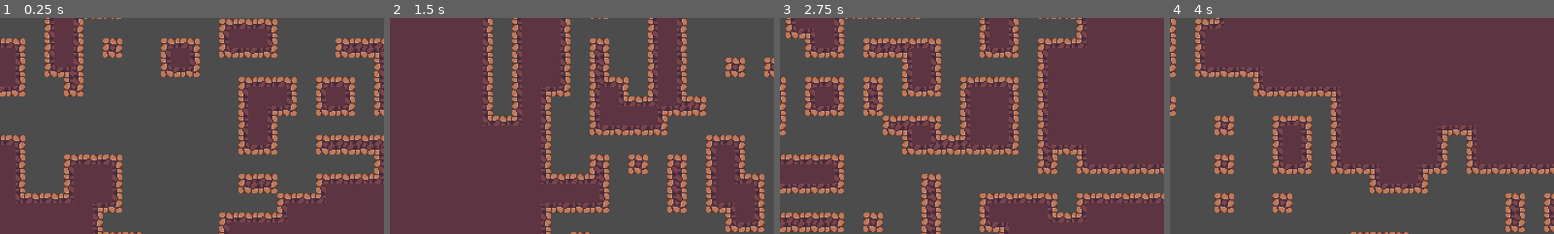
Above: before the commit, frames 1-4 (left to right).
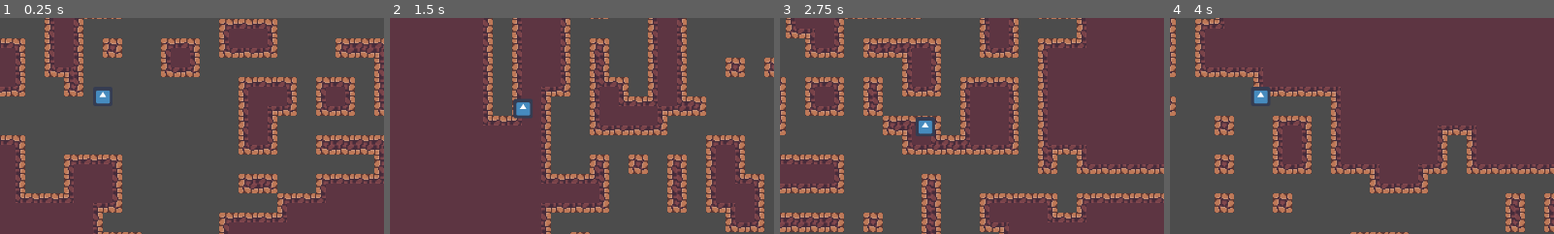
Above: after the commit, the same moments.

Repository: ReillyWebster/game-jam-game
Game: Godot game, scene res://World.tscn
Same seed, same stepped clock (60 frames per second), same inputs: the game is played once before the commit and once after it. The engine's default icon, where the game draws it, is replaced by a stand-in: a white triangle on a blue panel in a dark square.
Inputs:
- Up to frame 1 (0.25 s): no input
- Up to frame 2 (1.5 s): tap Enter (ui_accept) at 0.5, 0.77 s; hold Right (ui_right) 0.53-1.28 s; hold Down (ui_down) from 1.28 s (still down)
- Up to frame 3 (2.75 s): tap Enter (ui_accept) at 1.52 s; release Down (ui_down) at 2.03 s; hold Right (ui_right) from 2.03 s (still down)
- Up to frame 4 (4 s): release Right (ui_right) at 2.78 s; hold Up (ui_up) 2.78-3.53 s; tap Enter (ui_accept) at 3.02, 3.77 s; hold Left (ui_left) from 3.53 s (still down)
The pictures show only the part of the screen within x 34-84%, y 26-76%; the shares and areas given below are measured in that part.

The runs differ from the first frame. In frame 1, 0.2% of the frame differs, in the area x 25-29%, y 33-40%; in frame 2, 0.4%, in the area x 32-38%, y 37-47%; in frame 3, 0.4%; in frame 4, 0.3%.

Commit message:
Created basic player

Diff:
--- /dev/null
+++ b/MinerInconvenience/Player.gd
@@ -0,0 +1,11 @@
+extends KinematicBody2D
+
+func _physics_process(delta: float) -> void:
+	var direction = get_player_direction()
+	move_and_slide(direction * 100)
+
+func get_player_direction():
+	var x_input = Input.get_action_strength("ui_right") - Input.get_action_strength("ui_left")
+	var y_input = Input.get_action_strength("ui_down") - Input.get_action_strength("ui_up")
+
+	return Vector2(x_input, y_input)
--- a/MinerInconvenience/Player.tscn
+++ b/MinerInconvenience/Player.tscn
@@ -1,8 +1,17 @@
-[gd_scene load_steps=2 format=2]
+[gd_scene load_steps=4 format=2]
 
 [ext_resource path="res://icon.png" type="Texture" id=1]
+[ext_resource path="res://Player.gd" type="Script" id=2]
+
+[sub_resource type="CircleShape2D" id=1]
+radius = 16.0
 
 [node name="Player" type="KinematicBody2D"]
+script = ExtResource( 2 )
 
 [node name="Sprite" type="Sprite" parent="."]
+scale = Vector2( 0.5, 0.5 )
 texture = ExtResource( 1 )
+
+[node name="CollisionShape2D" type="CollisionShape2D" parent="."]
+shape = SubResource( 1 )
--- a/MinerInconvenience/World.gd
+++ b/MinerInconvenience/World.gd
@@ -1,9 +1,10 @@
 extends Node2D
+
+const Player = preload("res://Player.tscn")
 
 var borders = Rect2(1, 1, 38, 21)
 
 onready var tileMap = $TileMap
-
 
 # Called when the node enters the scene tree for the first time.
 func _ready():
@@ -13,6 +14,11 @@
 func generate_level():
 	var walker = Walker.new(Vector2(19, 10), borders)
 	var map = walker.walk(500)
+
+	var player = Player.instance()
+	add_child(player)
+	player.position = map.front() * 32
+
 	walker.queue_free()
 
 	for location in map:
